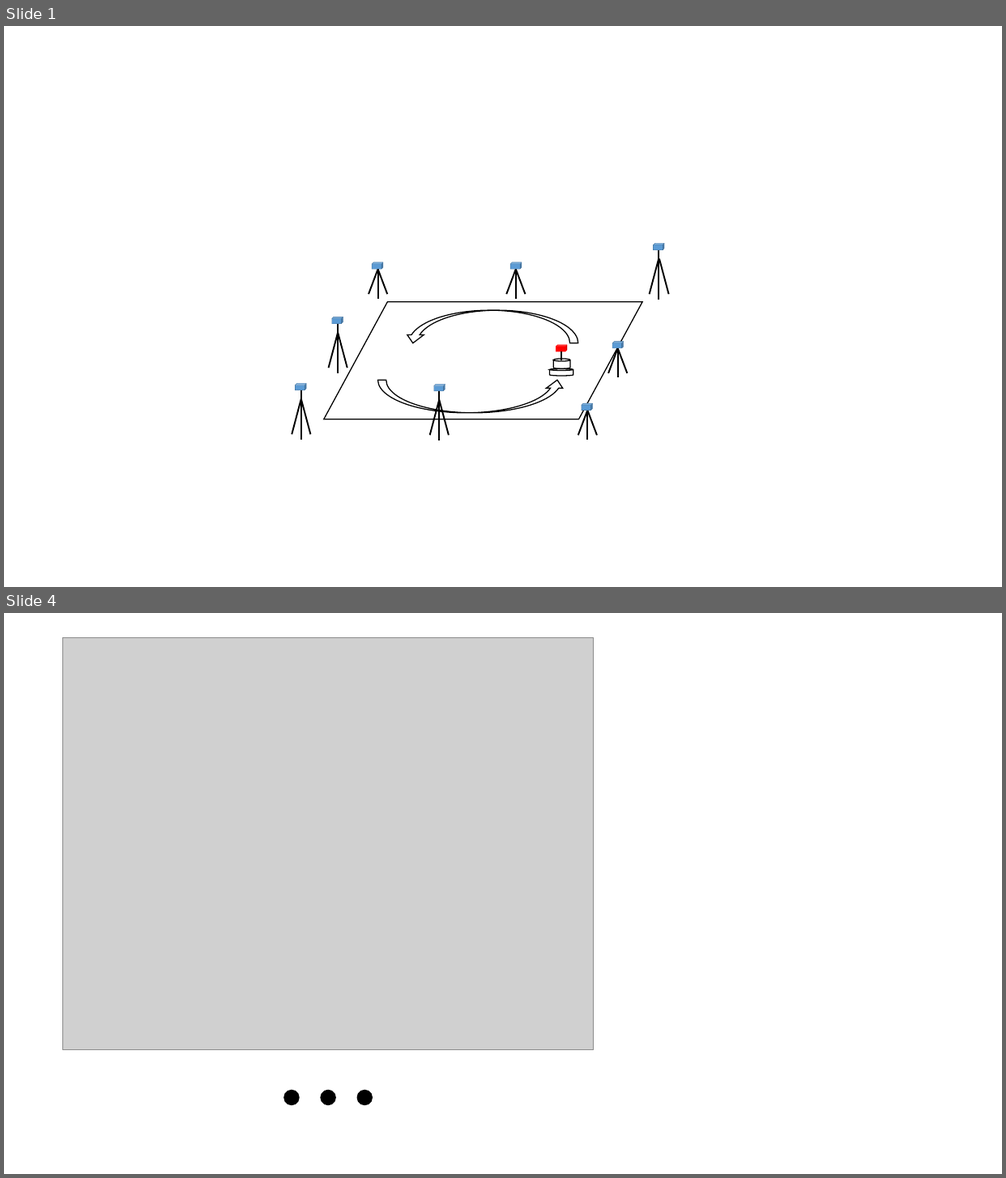
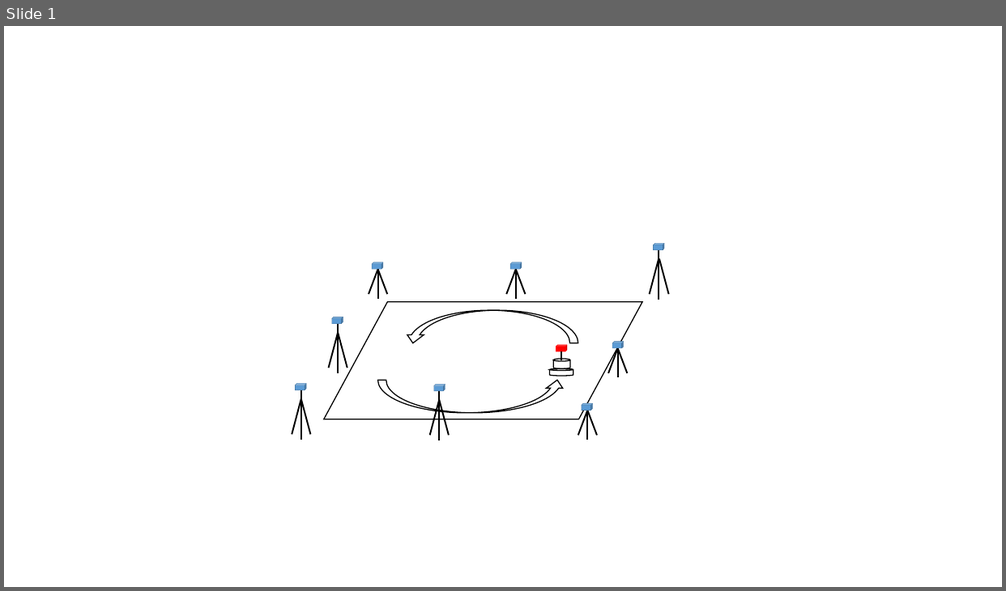
Before and after one commit to LimHyungTae/RONet_paper, a slide deck: changgyu_참고자료/자료.pptx. Shown one above the other, each under a label of ours: slides 1 and 4 before the commit, slide 1 after it; the slides between them are not shown. The pictures are 1006x1178 and 1006x591 pixels, drawn with LibreOffice and Linux fonts; fonts in the diff are those of the drawing; grey boxes stand for pictures. Boxes give left, top, right and bottom in pixels: in the first picture for what was removed or moved away, otherwise in the second. Text is boxed around its words. In the diff, an @@ line names an element or a change of style, - is before the commit and + after.

```diff
--- a/changgyu_참고자료/자료.pptx
+++ b/changgyu_참고자료/자료.pptx
@@ slide 4 removed at [4,613,1002,1174], background #FFFFFF @@
@@ picture removed at [63,637,594,1050] @@
@@ ellipse removed at [284,1091,299,1105] @@
@@ ellipse removed at [321,1091,335,1105] @@
@@ ellipse removed at [357,1091,373,1105] @@
```
Also in this commit, not shown: 3 slides changed, 2 slides added, 5 other files.
